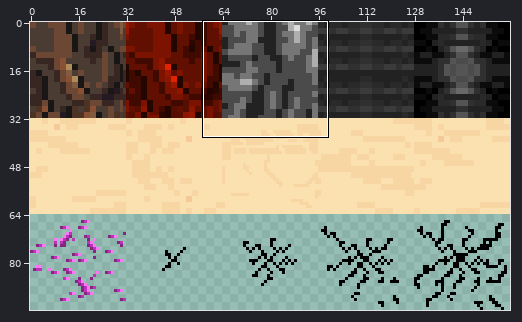
Sprite sheet: FixCraft/Assets/Resources/BKGSSxcf.png. The first picture is a wide view before the edit; the outline marks the close-up.
Close-up. Before the edit:
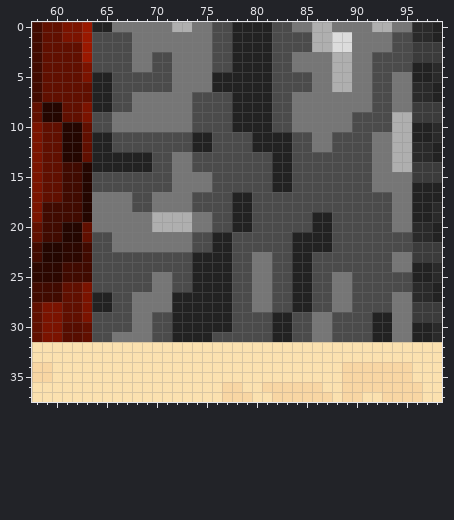
The file is 160x96 pixels. Pixels under 10% opacity are left out. Colours within 5 levels of each other are drawn and written as one. Shown: x 58..98, y 0..37.
The result:
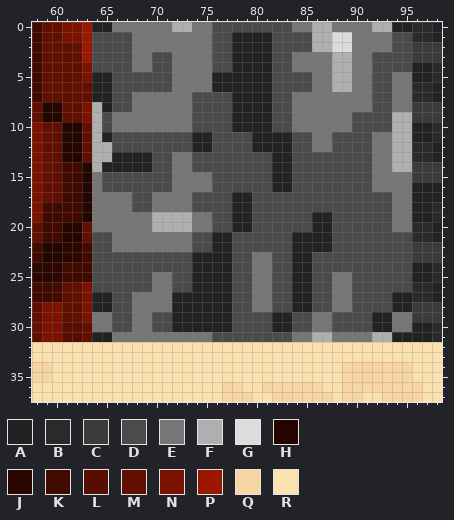
Palette (. is transparent): A #222222  B #2a2a2a  C #3b3b3b  D #4b4b4b  E #767676  F #afafaf  G #dcdcdc  H #240600  J #2c0700  K #410a00  L #570d00  M #610f00  N #7b1300  P #9a1800  Q #f8d6a3  R #fbe1af
Message: Update BKGSSxcf.png another asset fix, missed one.
Changes in this commit:
The author changed colour D to colour A in row 31 at x 64 to 65.
The author changed colour E to colour A in row 0 at x 94 to 95; in rows 27 to 28 at x 94 to 95; in row 31 at x 94 to 95.
The author changed colour A to colour D in row 0 at x 78 to 81; in row 31 at x 82 to 83.
The author changed colour E to colour D in rows 23 to 24 at x 94 to 95.
The author changed colour A to colour E in row 31 at x 72 to 75.
The author changed colour D to colour E in rows 15 to 16 at x 64; in rows 29 to 30 at x 64 to 65; in row 31 at x 70 to 71, 84 to 85 and 88 to 91.
The author changed colour A to colour F in row 8 at x 64; in row 11 at x 64; in rows 12 to 13 at x 64 to 65; in row 14 at x 64; in row 31 at x 92 to 93.
The author changed colour D to colour F in rows 9 to 10 at x 64.
The author changed colour E to colour F in row 31 at x 86 to 87.
